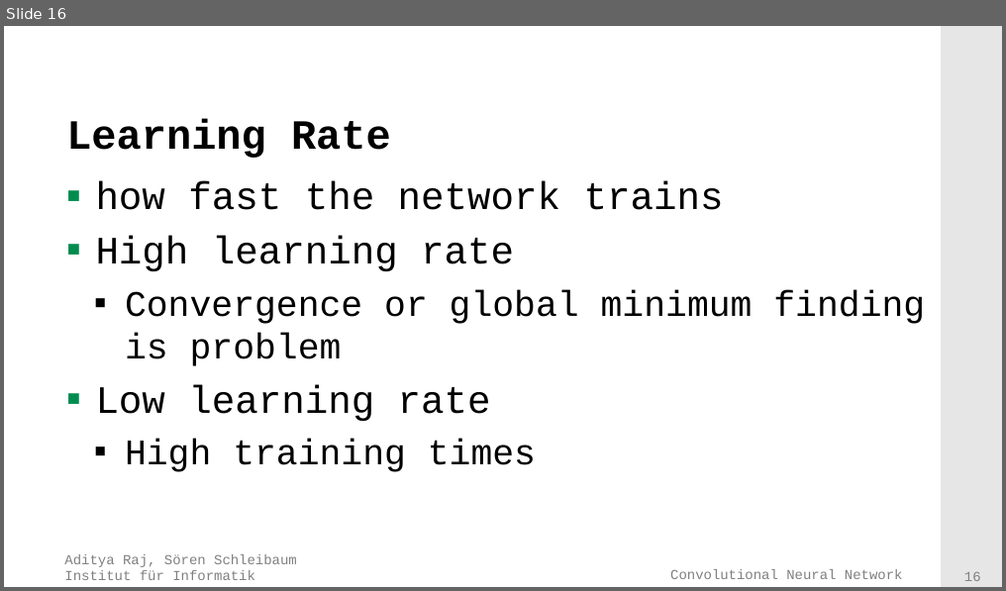
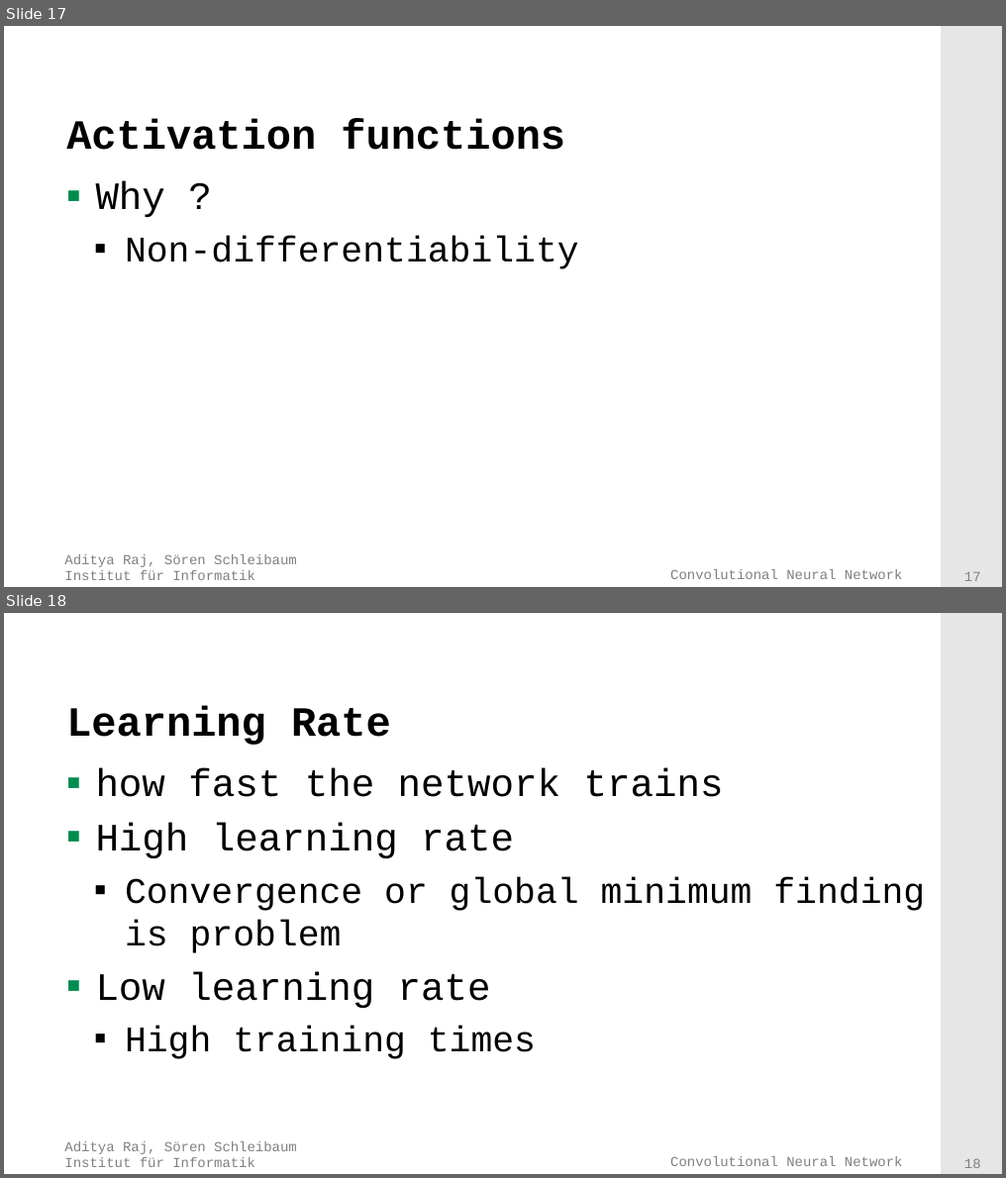
Before and after one commit to adityaraj52/ConvNet, a slide deck: PresentationsAndTalk/Presentation.pptx. Shown one above the other, each under a label of ours: slide 16 before the commit, slides 17 and 18 after it. The pictures are 1006x591 and 1006x1178 pixels, drawn with LibreOffice and Linux fonts; fonts in the diff are those of the drawing; background and template pictures are left out. Boxes give left, top, right and bottom in pixels: in the first picture for what was removed or moved away, otherwise in the second. Text is boxed around its words. In the diff, an @@ line names an element or a change of style, - is before the commit and + after.

```diff
--- a/PresentationsAndTalk/Presentation.pptx
+++ b/PresentationsAndTalk/Presentation.pptx
@@ slide 17 added at <box>4,26,1002,587</box>, background #FFFFFF; not listed: 4 template elements that a slide beside it also shows @@
@@ title added at <box>66,118,565,150</box>, 30 pt, text #000000, bold @@
+Activation functions
@@ text added at <box>96,181,579,270</box>, 26 pt, text #000000 @@
+▪ Why ?
+  ▪ Non-differentiability
@@ what was slide 16 is now slide 18 @@
```
Also in this commit, not shown: 2 slides changed, 5 other slides added.
